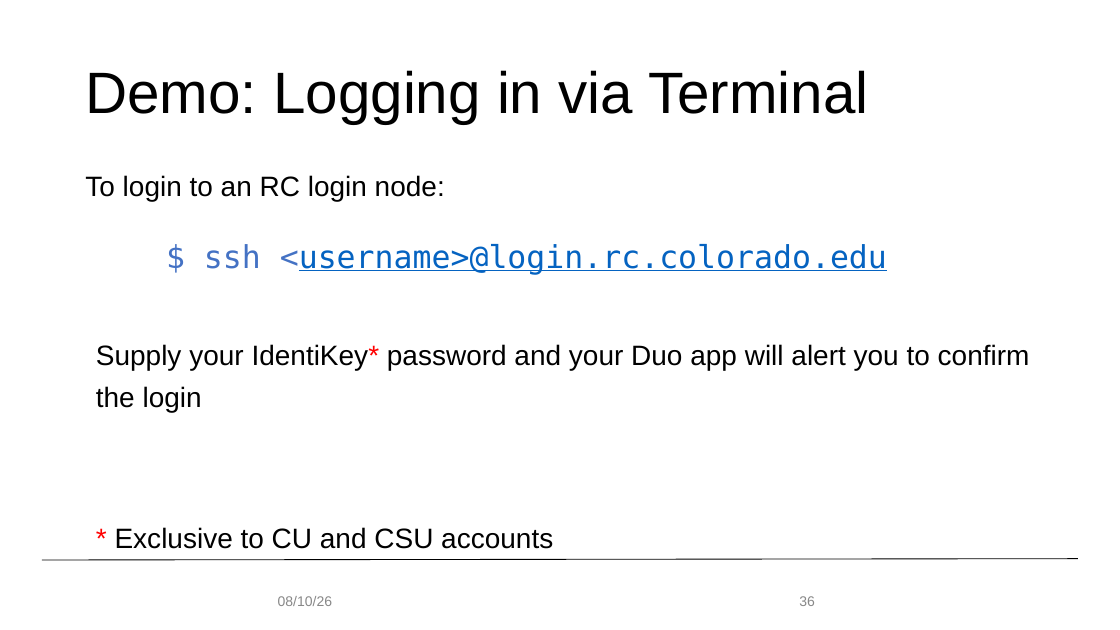
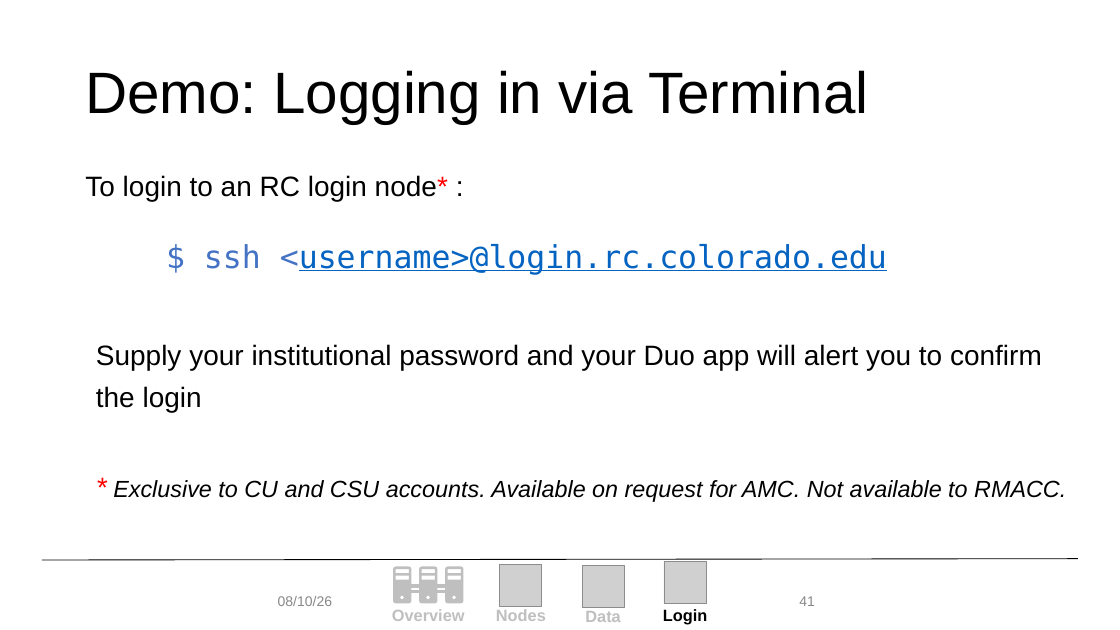
Before and after one commit to monaghaa/hpc_fundamentals_micro_credential, a slide deck: slide 41 of getting_familiar_rc/getting_familiar_rc.pptx (slide 36 before the commit). Drawn at 1120x630 pixels with LibreOffice and Linux fonts; fonts in the diff are those of the drawing; grey boxes stand for pictures; background and template pictures are left out. Boxes give left, top, right and bottom in pixels: in the first picture for what was removed or moved away, otherwise in the second. Text is boxed around its words. In the diff, an @@ line names an element or a change of style, - is before the commit and + after.

```diff
--- a/getting_familiar_rc/getting_familiar_rc.pptx
+++ b/getting_familiar_rc/getting_familiar_rc.pptx
@@ text at box(85, 175, 448, 201): text changed @@
-To login to an RC login node:
+To login to an RC login node* :
@@ text at box(96, 344, 1066, 502): text changed; italic on @@
-Supply your IdentiKey* password and your Duo app will alert you to confirm the login
-* Exclusive to CU and CSU accounts
+Supply your institutional password and your Duo app will alert you to confirm the login
+* Exclusive to CU and CSU accounts. Available on request for AMC. Not available to RMACC.
@@ page number at box(799, 596, 815, 606): text changed @@
-36
+41
@@ group added at box(392, 562, 707, 625): 4 texts, 3 pictures, 3 freeform shapes, 1 rectangle @@
+Login
+Overview
+Nodes
+Data
```
Also in this commit, not shown: 24 other slides changed, 18 slides added, 18 slides removed, 1 other file.
